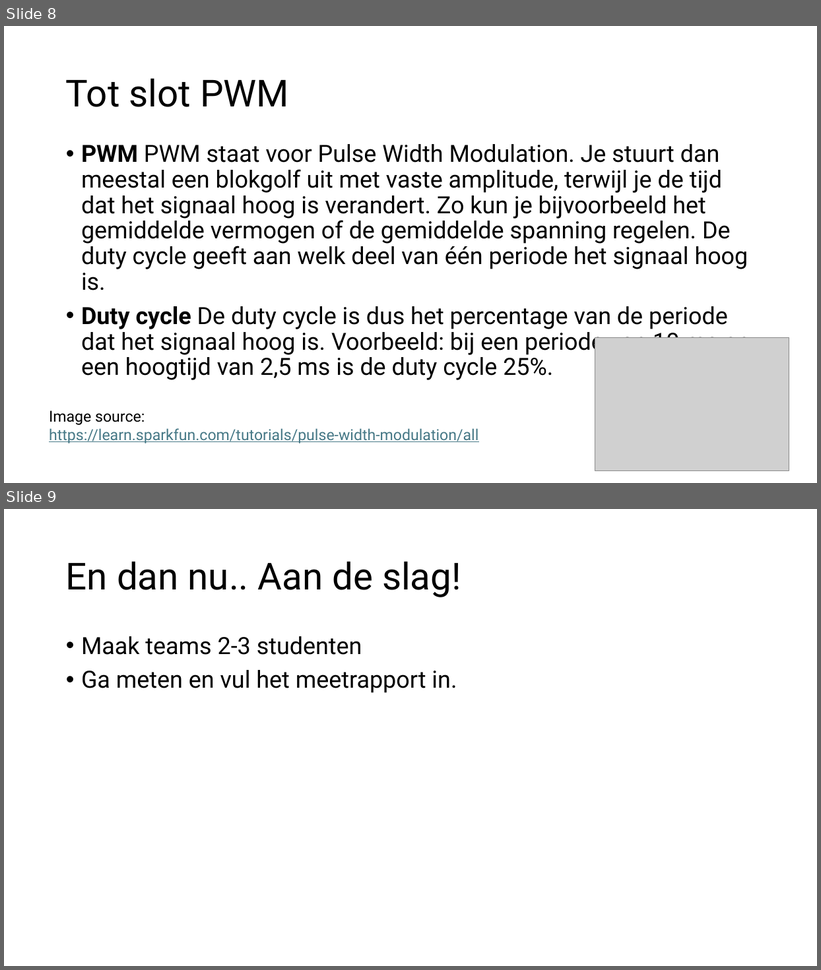
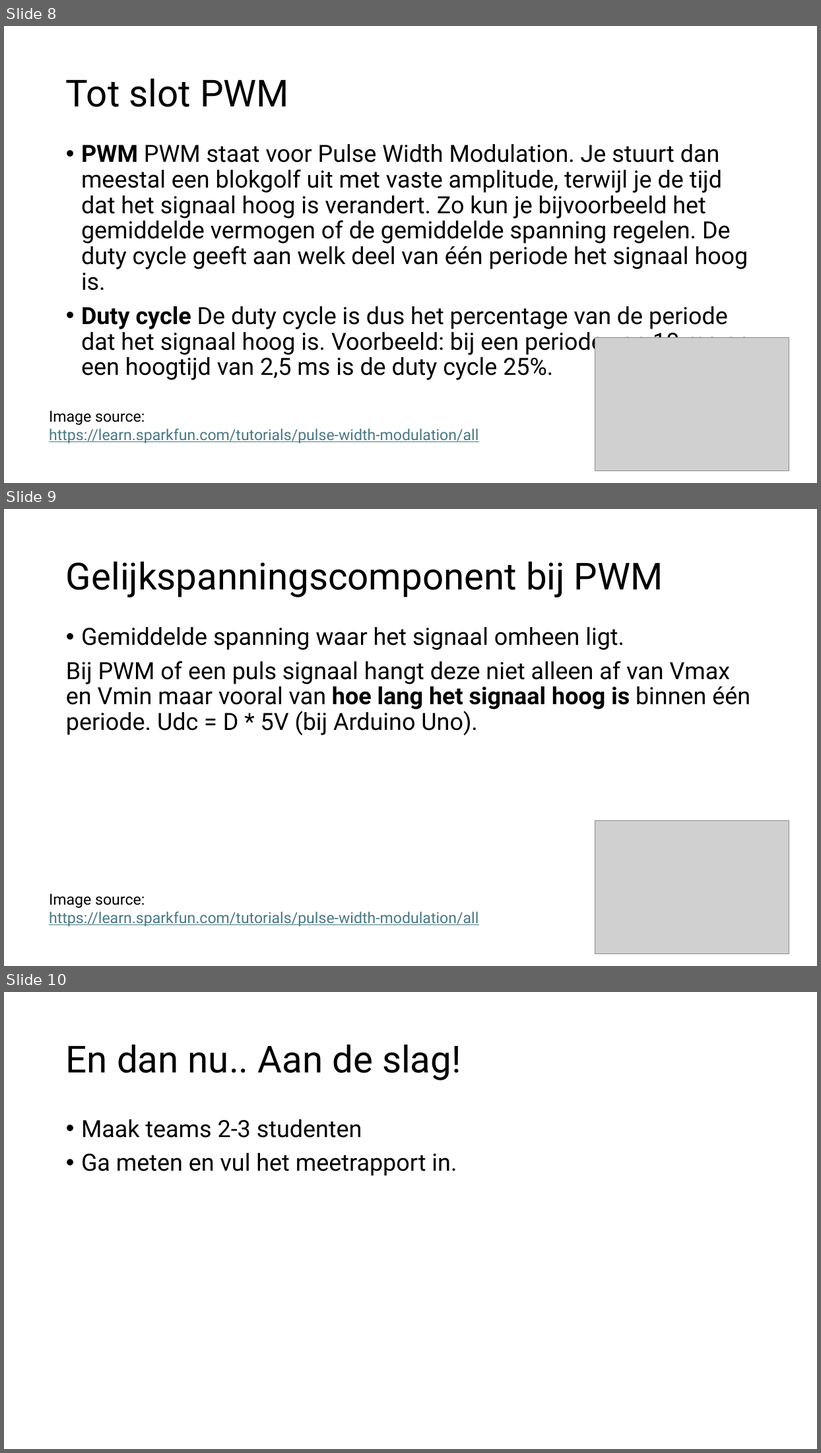
Before and after one commit to HU-TI-DEV/TI-S2, a slide deck: slides/S2_picoscope.pptx. Shown one above the other, each under a label of ours: slides 8 and 9 before the commit, slides 8, 9 and 10 after it. The pictures are 821x970 and 821x1453 pixels, drawn with LibreOffice and Linux fonts; fonts in the diff are those of the drawing; grey boxes stand for pictures. Boxes give left, top, right and bottom in pixels: in the first picture for what was removed or moved away, otherwise in the second. Text is boxed around its words. In the diff, an @@ line names an element or a change of style, - is before the commit and + after.

```diff
--- a/slides/S2_picoscope.pptx
+++ b/slides/S2_picoscope.pptx
@@ slide 9 added at [4,509,817,966], background #FFFFFF @@
@@ title added at [66,561,663,597], 44 pt, text #000000 @@
+Gelijkspanningscomponent bij PWM
@@ text added at [66,627,750,735], 28 pt, text #000000 @@
+• Gemiddelde spanning waar het signaal omheen ligt.
+Bij PWM of een puls signaal hangt deze niet alleen af van Vmax en Vmin maar vooral van hoe lang het signaal hoog is binnen één periode. Udc = D * 5V (bij Arduino Uno).
@@ picture added at [595,821,789,955] @@
@@ text added at [49,894,479,927], 18 pt, text #467886, underline @@
+Image source: https://learn.sparkfun.com/tutorials/pulse-width-modulation/all
@@ what was slide 9 is now slide 10 @@
```
Also in this commit, not shown: 1 slide changed.
